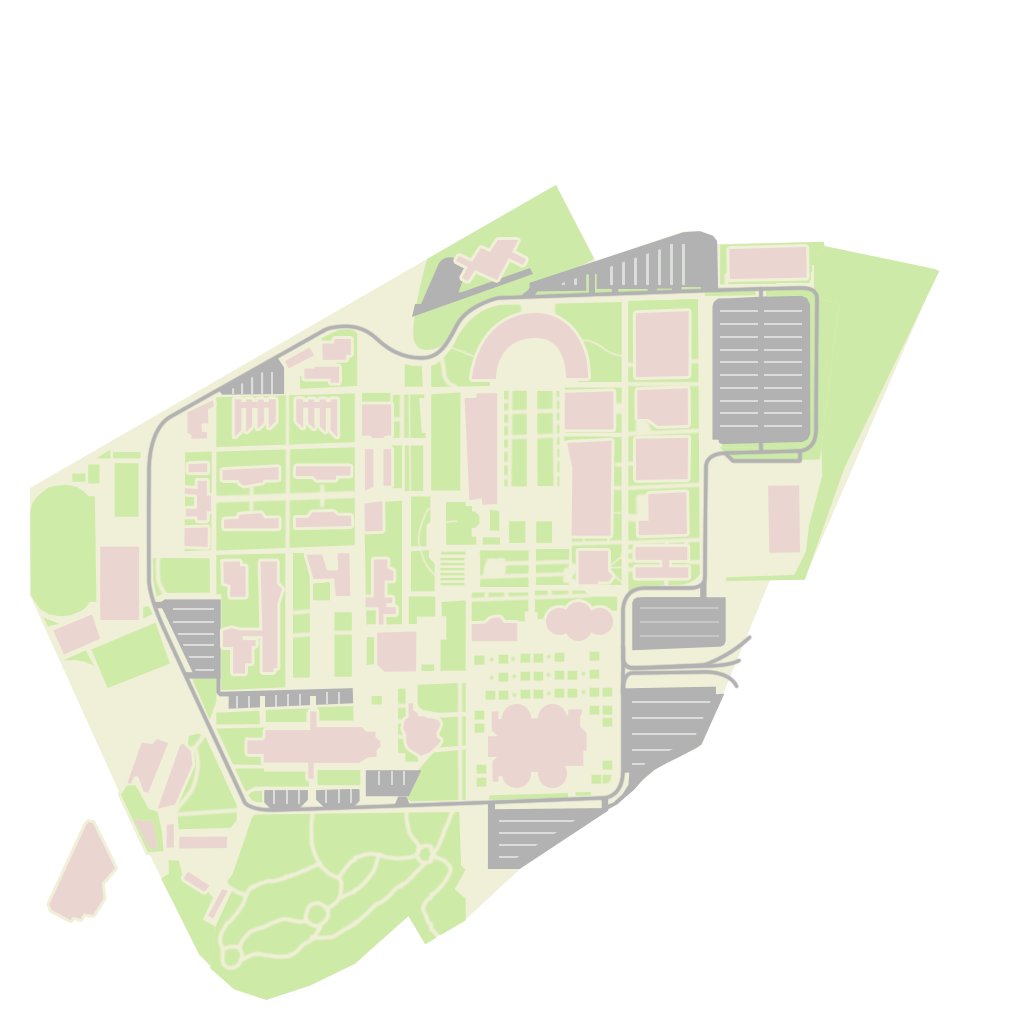
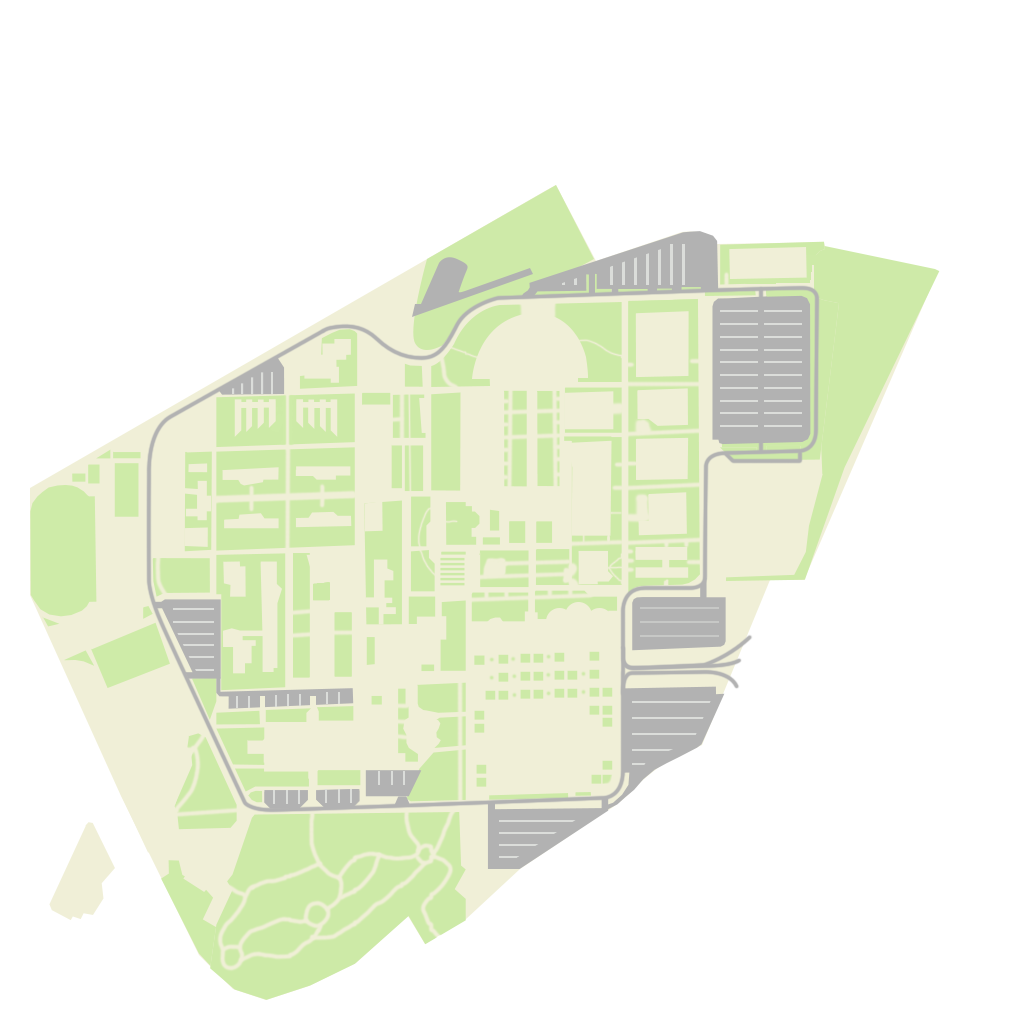
Before/after of a w=1024, h=1024 layered artwork. What changed in the layer stack:
hid "Buildings 2" over (456, 240, 526, 281)
